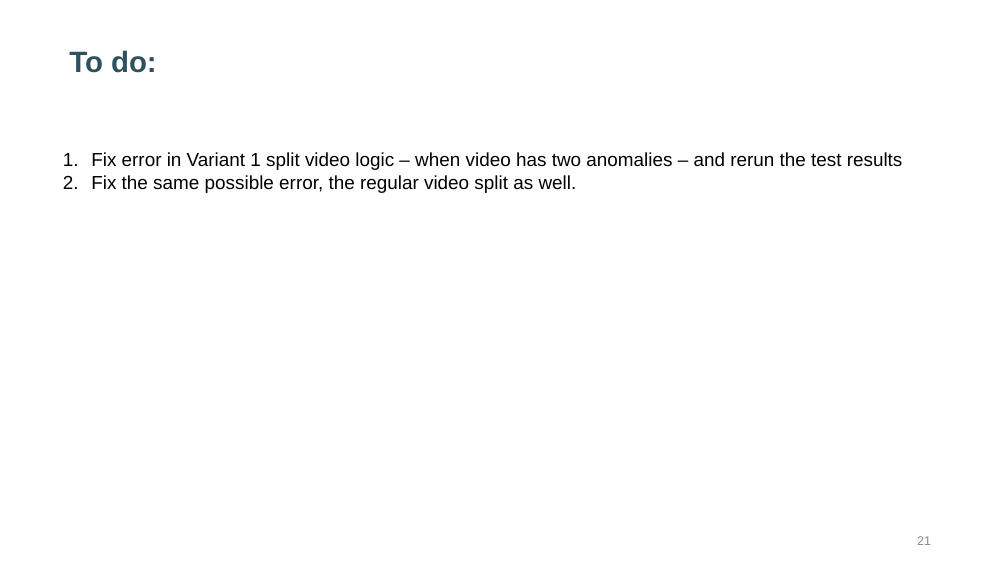
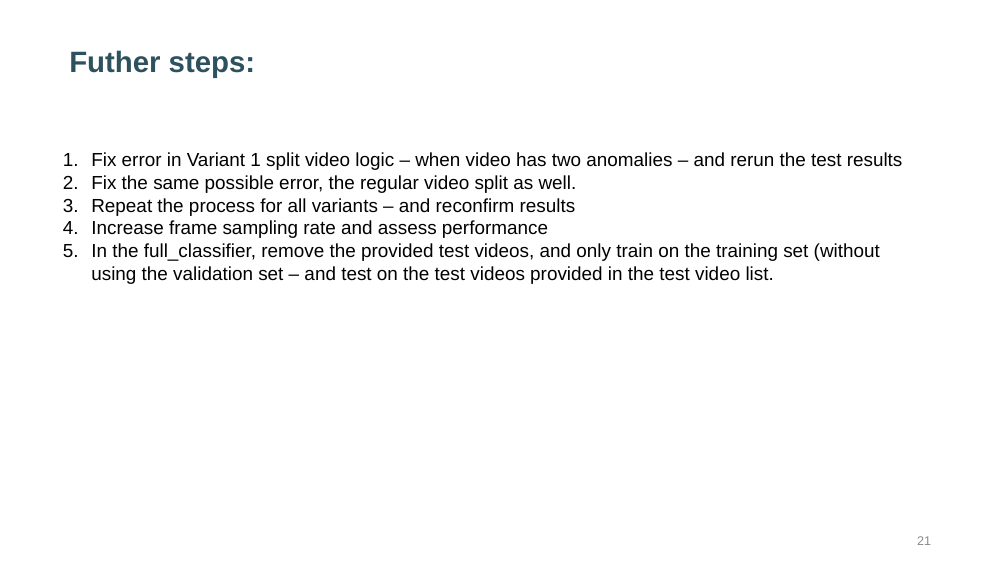
Before and after one commit to karthik111/video_anomaly_detection, a slide deck: slide 21 of docs/Video Anomaly Detection – Design Notes v5.pptx. Drawn at 1008x567 pixels with LibreOffice and Linux fonts; fonts in the diff are those of the drawing. Boxes give left, top, right and bottom in pixels: in the first picture for what was removed or moved away, otherwise in the second. Text is boxed around its words. In the diff, an @@ line names an element or a change of style, - is before the commit and + after.

```diff
--- a/docs/Video Anomaly Detection – Design Notes v5.pptx
+++ b/docs/Video Anomaly Detection – Design Notes v5.pptx
@@ title at box(69, 50, 256, 78): text changed @@
-To do:
+Futher steps:
@@ text at box(91, 198, 880, 284): paragraphs added @@
+3. Repeat the process for all variants – and reconfirm results
+4. Increase frame sampling rate and assess performance
+5. In the full_classifier, remove the provided test videos, and only train on the training set (without using the validation set – and test on the test videos provided in the test video list.
```
Also in this commit, not shown: 1 slide added, 2 other files.
